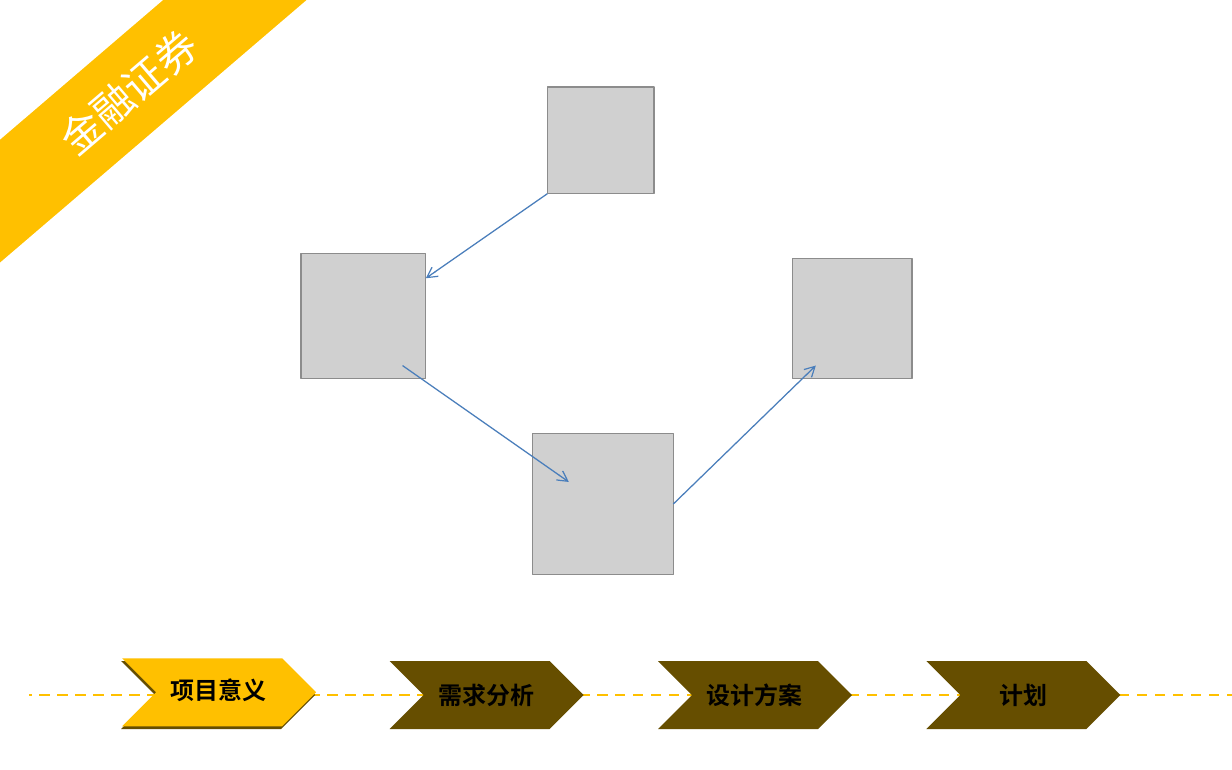
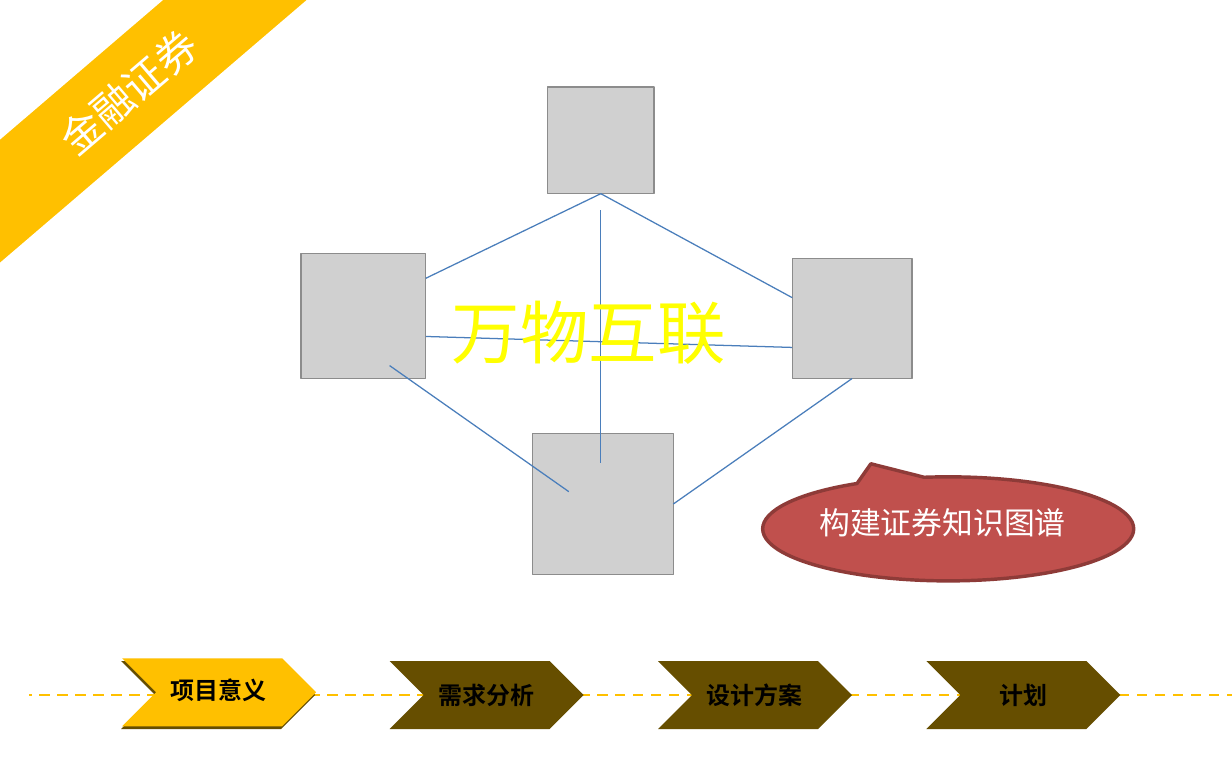
Before and after one commit to yyHaker/NamedEntityRecognition, a slide deck: slide 5 of files/report/projectreport/PPT模板/毕业答辩——yyhaker.pptx. Drawn at 1232x770 pixels with LibreOffice and Linux fonts; fonts in the diff are those of the drawing; grey boxes stand for pictures; background and template pictures are left out. Boxes give left, top, right and bottom in pixels: in the first picture for what was removed or moved away, otherwise in the second. Text is boxed around its words. In the diff, an @@ line names an element or a change of style, - is before the commit and + after.

Commit message:
change the ppt

```diff
--- a/files/report/projectreport/PPT模板/毕业答辩——yyhaker.pptx
+++ b/files/report/projectreport/PPT模板/毕业答辩——yyhaker.pptx
@@ arrow moved from (547, 193) - (426, 278) to (601, 193) - (426, 278) @@
@@ arrow (601, 193) - (426, 278): arrow to line @@
@@ line added from (601, 193) to (792, 298), #4B7EBC 0.75 pt @@
@@ line added from (601, 211) to (601, 462), #4B7EBC 0.75 pt @@
@@ text added at [452,288,726,375], 40 pt, text #FFFF00 @@
+万物互联
@@ line added from (426, 336) to (792, 347), #4B7EBC 0.75 pt @@
@@ arrow moved from (403, 366) - (569, 482) to (389, 366) - (569, 492) @@
@@ arrow (389, 366) - (569, 492): arrow to line @@
@@ arrow moved from (674, 504) - (816, 366) to (674, 504) - (853, 378) @@
@@ arrow (674, 504) - (853, 378): arrow to line @@
@@ speech bubble added at [763,477,1133,580], fill #C0504D, outline #8E3B39 2 pt @@
@@ text added at [819,508,1065,537], 18 pt, text #FFFFFF @@
+构建证券知识图谱
```
Also in this commit, not shown: 5 other slides changed, 11 slides added, 1 slide removed.
